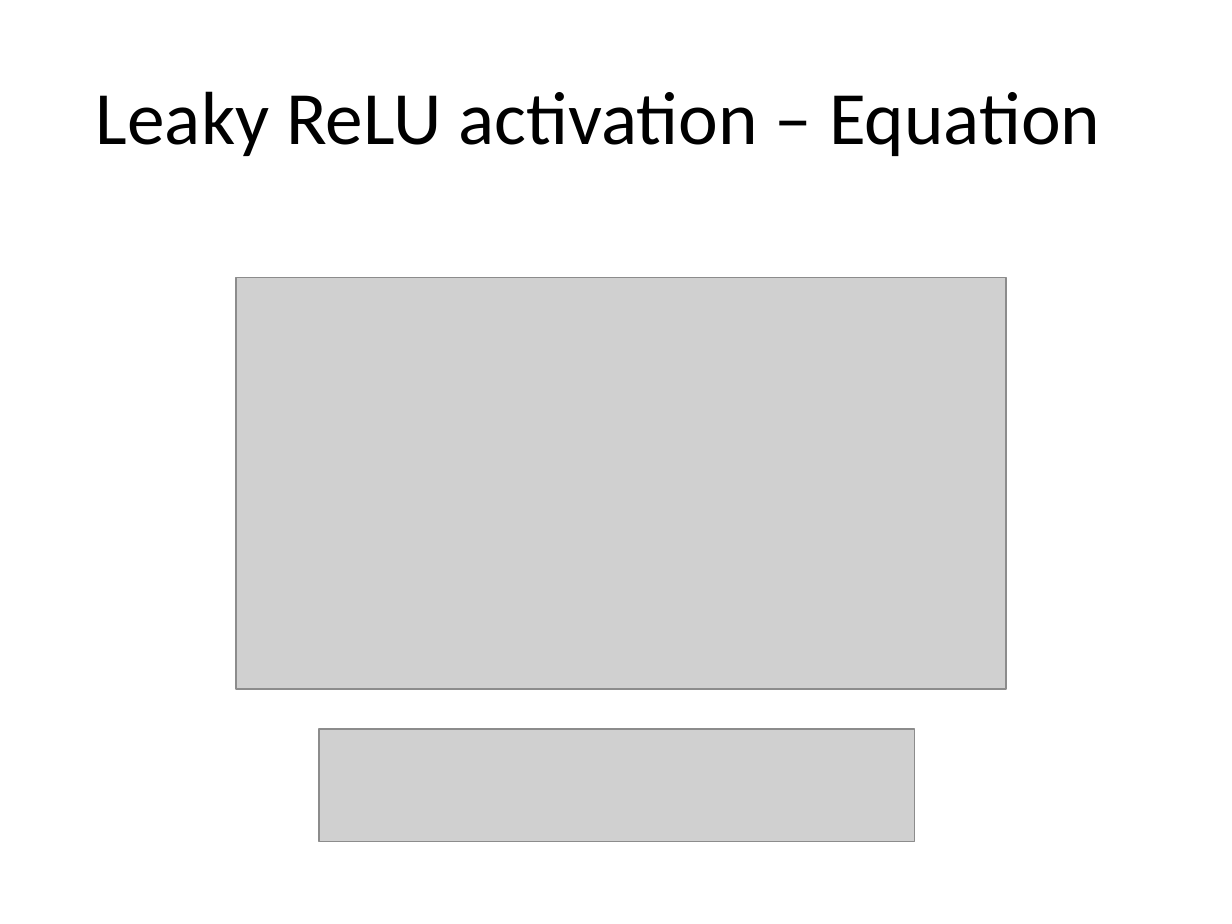
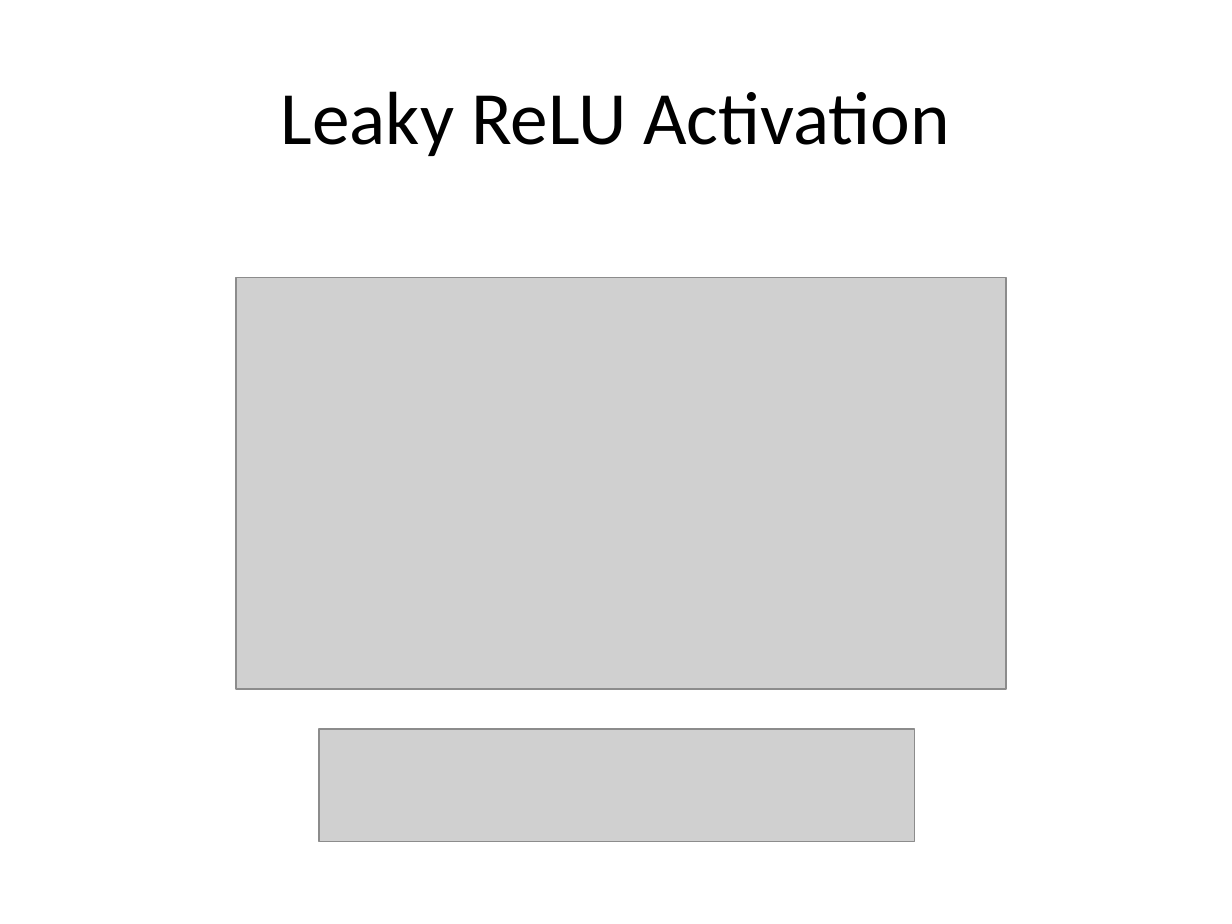
Before and after one commit to look4pritam/ArtificialIntelligence, a slide deck: slide 44 of ArtificialNeuralNetwork/ArtificialNeuralNetwork.pptx (slide 61 before the commit). Drawn at 1232x924 pixels with LibreOffice and Linux fonts; fonts in the diff are those of the drawing; grey boxes stand for pictures. Boxes give left, top, right and bottom in pixels: in the first picture for what was removed or moved away, otherwise in the second. Text is boxed around its words. In the diff, an @@ line names an element or a change of style, - is before the commit and + after.

```diff
--- a/ArtificialNeuralNetwork/ArtificialNeuralNetwork.pptx
+++ b/ArtificialNeuralNetwork/ArtificialNeuralNetwork.pptx
@@ title at box(281, 91, 950, 156): text changed @@
-Leaky ReLU activation – Equation
+Leaky ReLU Activation
```
Also in this commit, not shown: 36 other slides changed, 17 slides removed, 1 other file.
